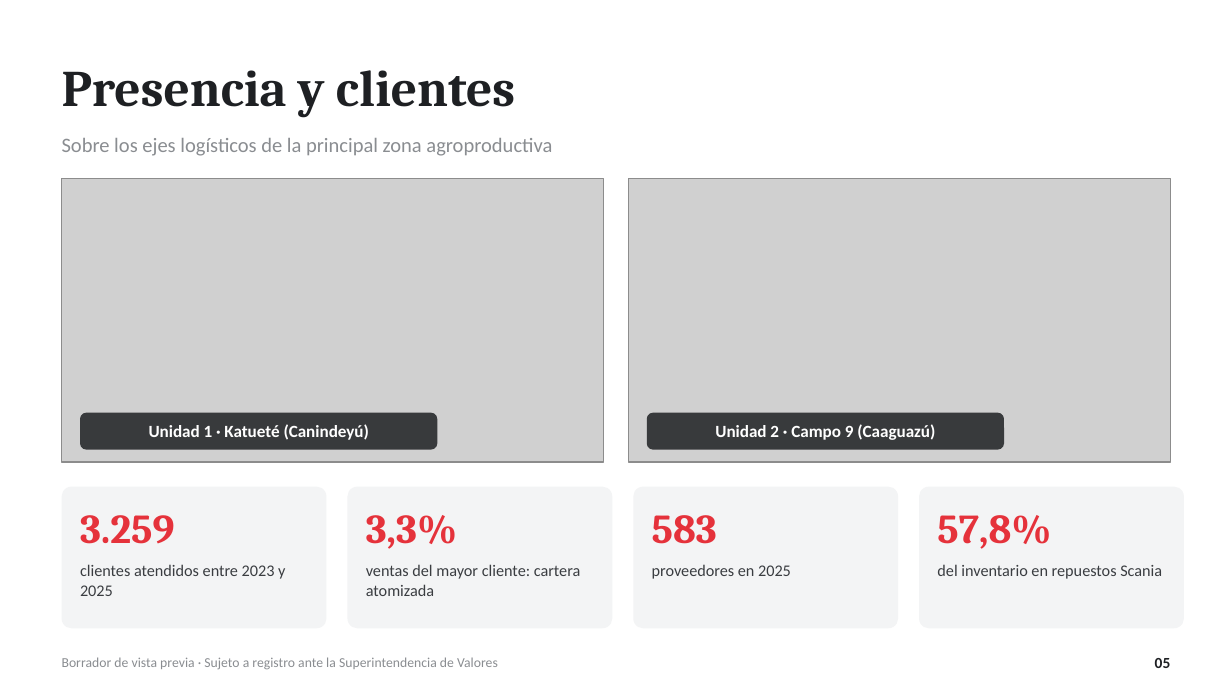
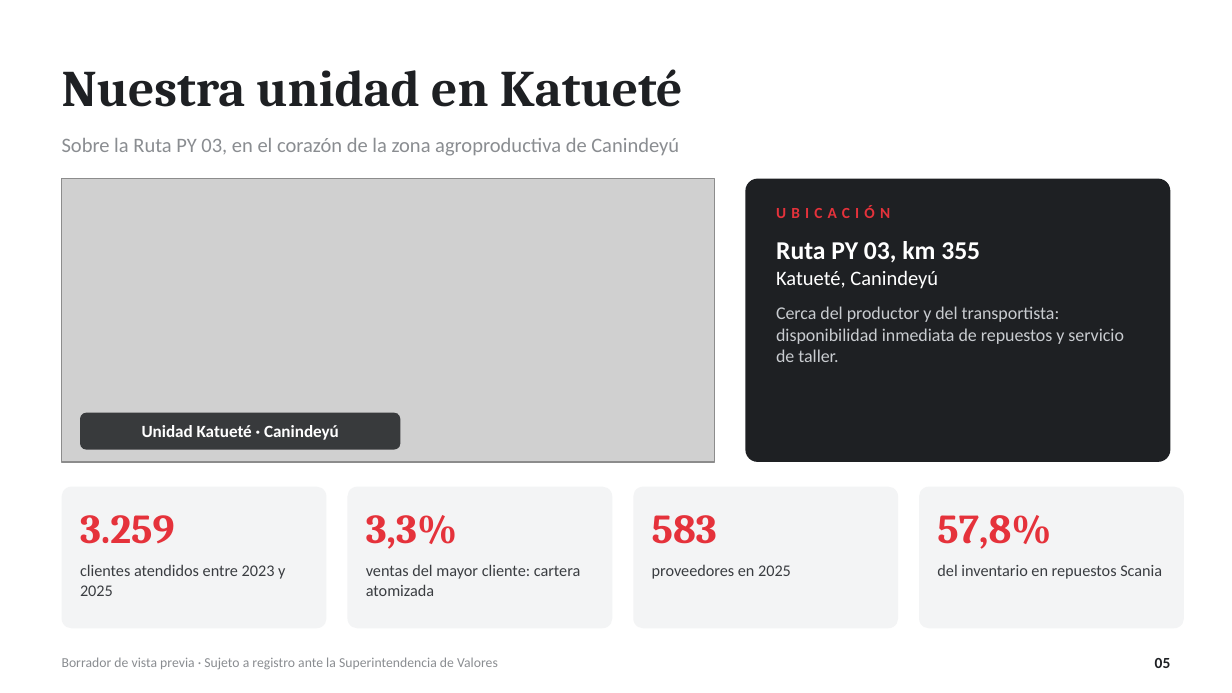
Before and after one commit to josecavalier94/n8n-render-deploy, a slide deck: slide 5 of Vista_Previa_Presentacion_Tavares.pptx. Drawn at 1232x693 pixels with LibreOffice and Linux fonts; fonts in the diff are those of the drawing; grey boxes stand for pictures. Boxes give left, top, right and bottom in pixels: in the first picture for what was removed or moved away, otherwise in the second. Text is boxed around its words. In the diff, an @@ line names an element or a change of style, - is before the commit and + after.

```diff
--- a/Vista_Previa_Presentacion_Tavares.pptx
+++ b/Vista_Previa_Presentacion_Tavares.pptx
@@ text at <box>62,69,683,107</box>: text changed @@
-Presencia y clientes
+Nuestra unidad en Katueté
@@ text at <box>62,138,679,156</box>: text changed @@
-Sobre los ejes logísticos de la principal zona agroproductiva
+Sobre la Ruta PY 03, en el corazón de la zona agroproductiva de Canindeyú
@@ picture: place and size @@
-picture at <box>62,179,604,462</box>
+picture at <box>62,179,715,462</box>
@@ picture removed at <box>628,179,1170,462</box> @@
@@ rounded rectangle added at <box>745,179,1170,462</box>, fill #1E2023 @@
@@ text added at <box>776,205,890,218</box>, 9 pt, text #E5323B, bold @@
+UBICACIÓN
@@ text added at <box>776,241,1124,362</box>, 10.5 pt, text #C9CCD0 @@
+Ruta PY 03, km 355
+Katueté, Canindeyú
+Cerca del productor y del transportista: disponibilidad inmediata de repuestos y servicio de taller.
@@ rounded rectangle: place and size @@
-rounded rectangle at <box>80,413,437,450</box>
+rounded rectangle at <box>80,413,400,450</box>
@@ rounded rectangle removed at <box>647,413,1004,450</box> @@
@@ text at <box>142,425,339,440</box>: text changed @@
-Unidad 1 · Katueté (Canindeyú)
+Unidad Katueté · Canindeyú
@@ text removed at <box>715,424,935,440</box> @@
-Unidad 2 · Campo 9 (Caaguazú)
```
Also in this commit, not shown: 3 other slides changed.
